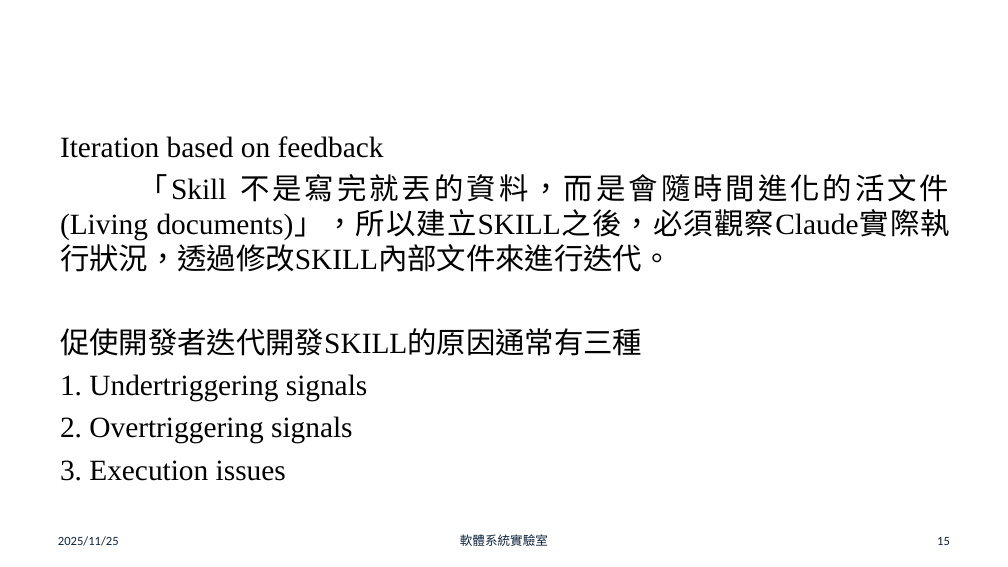
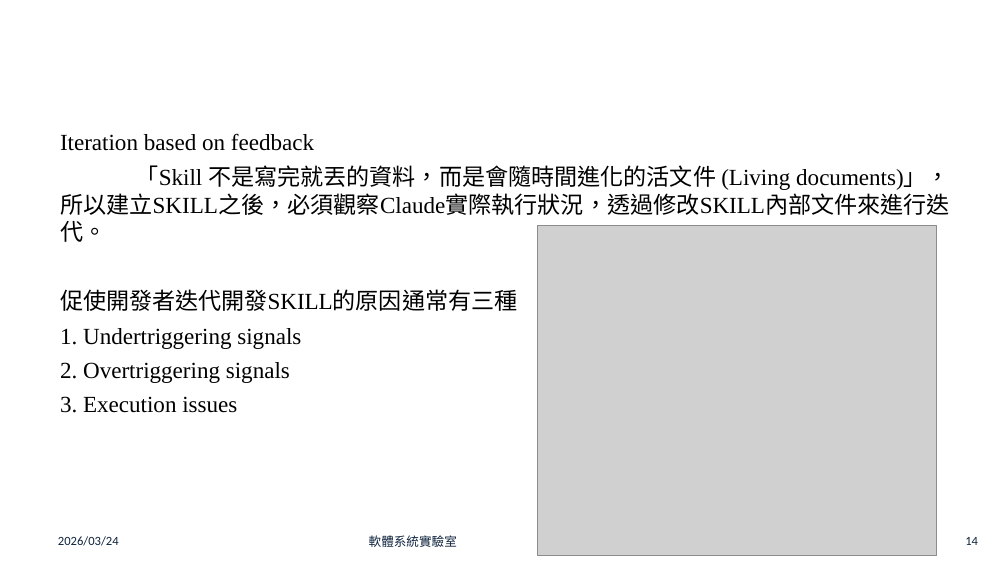
Before and after one commit to chun-wei0413/frank_research, a slide deck: slide 14 of skills/doc/skills-final.pptx (slide 15 before the commit). Drawn at 1008x567 pixels with LibreOffice and Linux fonts; fonts in the diff are those of the drawing; grey boxes stand for pictures; background and template pictures are left out. Boxes give left, top, right and bottom in pixels: in the first picture for what was removed or moved away, otherwise in the second. Text is boxed around its words. In the diff, an @@ line names an element or a change of style, - is before the commit and + after.

Commit message:
Add iteration tree graph in skill-final

```diff
--- a/skills/doc/skills-final.pptx
+++ b/skills/doc/skills-final.pptx
@@ text "Iteration based on feedback" at <box>60,133,950,413</box>: size 28 to 22 pt @@
@@ picture added at <box>537,226,937,556</box> @@
@@ text at <box>58,536,119,546</box>: text changed @@
-2025/11/25
+2026/03/24
@@ text "軟體系統實驗室": place and size @@
-text "軟體系統實驗室" at <box>460,534,548,546</box>
+text "軟體系統實驗室" at <box>369,535,457,547</box>
@@ page number at <box>965,537,978,545</box>: text changed @@
-15
+14
```
Also in this commit, not shown: 18 other slides changed, 1 slide removed.
